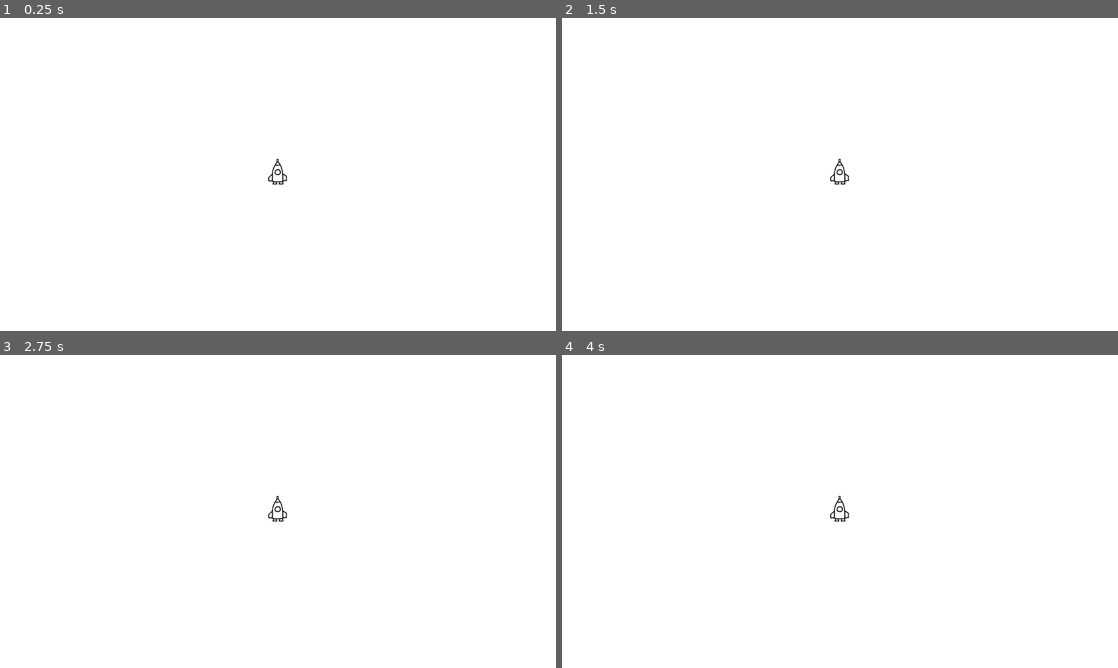
Above: before the commit, frames 1-4 (two rows, left to right).
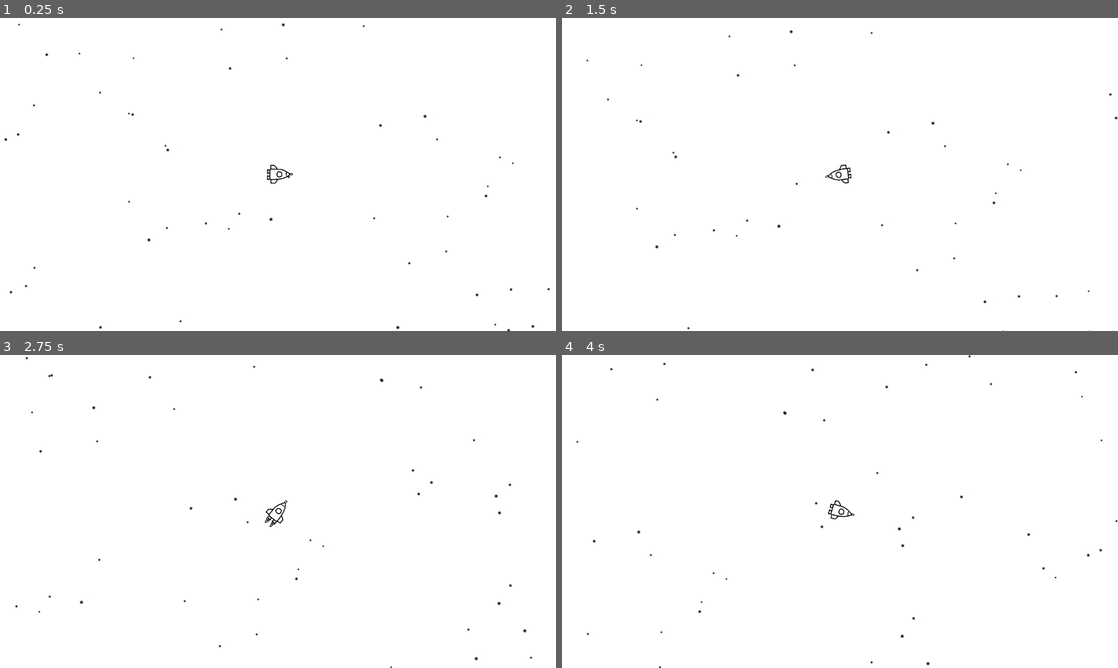
Above: after the commit, the same moments.

Repository: CowSoCool37/Desmond-The-Moon-Bear
Game: Godot game, scene res://Scenes/Battle.tscn
Same seed, same stepped clock (60 frames per second), same inputs: the game is played once before the commit and once after it. This scene is started directly instead of the project's main scene.
Inputs (mouse positions are in pixels of both pictures, inside the frame that each line leads up to):
- Up to frame 1 (0.25 s): no input
- Up to frame 2 (1.5 s): tap Enter at 0.5 s; move the mouse to (962, 158) at 0.52 s; hold Space (thrust, bound only after the commit) 0.53-1.28 s; move the mouse to (728, 190) at 1.27 s
- Up to frame 3 (2.75 s): move the mouse to (333, 442) at 2.02 s; hold Space (thrust, bound only after the commit) from 2.03 s (still down)
- Up to frame 4 (4 s): move the mouse to (812, 574) at 2.77 s; move the mouse to (1006, 558) at 3.52 s; release Space (thrust, bound only after the commit) at 3.53 s

The runs differ from the first frame. In frame 1, 0.3% of the frame differs, in the area x 0-99%, y 1-100%; in frame 2, 0.3%; in frame 3, 0.3%; in frame 4, 0.3%.

Commit message:
movement working

Diff:
--- a/Scenes/Battle.tscn
+++ b/Scenes/Battle.tscn
@@ -1,8 +1,10 @@
-[gd_scene load_steps=9 format=3 uid="uid://cgkg2h5c6j733"]
+[gd_scene load_steps=11 format=3 uid="uid://cgkg2h5c6j733"]
 
 [ext_resource type="Script" path="res://Scripts/Battle.gd" id="1_78srq"]
 [ext_resource type="Texture2D" uid="uid://bp25oiynbeaww" path="res://Assets/whitebg.png" id="1_d7p1q"]
 [ext_resource type="Texture2D" uid="uid://dd1lnf3s3x5x7" path="res://Assets/Desmond ship/shipidle.png" id="2_72a2d"]
+[ext_resource type="PackedScene" uid="uid://c1bvwrh0ctoe1" path="res://Scenes/Star.tscn" id="2_ff5cb"]
+[ext_resource type="Script" path="res://Scripts/DesmondShip.gd" id="4_0ter6"]
 [ext_resource type="Texture2D" uid="uid://byguh6mplba18" path="res://Assets/Desmond ship/shipmove1.png" id="4_ufsin"]
 [ext_resource type="Texture2D" uid="uid://1duovigffqwl" path="res://Assets/Desmond ship/shipmove2.png" id="5_4rc42"]
 [ext_resource type="Texture2D" uid="uid://b7qd05kgpvwkq" path="res://Assets/Desmond ship/shipmove3.png" id="6_enymk"]
@@ -36,23 +38,31 @@
 radius = 80.0
 height = 280.0
 
-[node name="Battle" type="Node2D"]
+[node name="Battle" type="Node2D" node_paths=PackedStringArray("background")]
 script = ExtResource("1_78srq")
+star = ExtResource("2_ff5cb")
+background = NodePath("Background")
 
-[node name="Sprite2D" type="Sprite2D" parent="."]
+[node name="Background" type="Sprite2D" parent="."]
 texture = ExtResource("1_d7p1q")
 offset = Vector2(640, 360)
 
-[node name="Desmond Ship" type="CharacterBody2D" parent="."]
+[node name="Desmond Ship" type="CharacterBody2D" parent="." node_paths=PackedStringArray("parentScene", "animations")]
 position = Vector2(640, 360)
 scale = Vector2(0.2, 0.2)
+motion_mode = 1
+script = ExtResource("4_0ter6")
+parentScene = NodePath("..")
+animations = NodePath("AnimatedSprite2D")
 
 [node name="AnimatedSprite2D" type="AnimatedSprite2D" parent="Desmond Ship"]
-position = Vector2(8.6, 0)
+position = Vector2(-9.99988, 10)
+rotation = 1.5708
 sprite_frames = SubResource("SpriteFrames_bebhp")
 animation = &"idle"
 frame_progress = 0.788278
 
 [node name="CollisionShape2D" type="CollisionShape2D" parent="Desmond Ship"]
-position = Vector2(-5, -20)
+position = Vector2(-4.76837e-07, -1.90735e-06)
+rotation = 1.5708
 shape = SubResource("CapsuleShape2D_mxxge")
--- a/Scenes/Star.tscn
+++ b/Scenes/Star.tscn
@@ -1,8 +1,11 @@
-[gd_scene load_steps=2 format=3 uid="uid://c1bvwrh0ctoe1"]
+[gd_scene load_steps=3 format=3 uid="uid://c1bvwrh0ctoe1"]
 
 [ext_resource type="Texture2D" uid="uid://w2ypo1fuoadx" path="res://Assets/star.png" id="1_10ex5"]
+[ext_resource type="Script" path="res://Scripts/Star.gd" id="1_uf7fu"]
 
 [node name="Star" type="CharacterBody2D"]
+motion_mode = 1
+script = ExtResource("1_uf7fu")
 
 [node name="Sprite2D" type="Sprite2D" parent="."]
 texture = ExtResource("1_10ex5")
--- a/Scripts/Battle.gd
+++ b/Scripts/Battle.gd
@@ -1,11 +1,19 @@
 extends Node2D
+@export var xvelocity = 0
+@export var yvelocity = 0
 
-
+@export var star : PackedScene
+@export var background : Sprite2D
 # Called when the node enters the scene tree for the first time.
 func _ready():
-	pass # Replace with function body.
+	for i in range(200):
+		var inst = star.instantiate() as CharacterBody2D
+		inst.parentScene = self
+		background.add_child(inst)
 
 
 # Called every frame. 'delta' is the elapsed time since the previous frame.
 func _process(delta):
+	#print(xvelocity)
+	#print(yvelocity)
 	pass
--- /dev/null
+++ b/Scripts/DesmondShip.gd
@@ -0,0 +1,22 @@
+extends CharacterBody2D
+@export var parentScene : Node2D
+@export var animations : AnimatedSprite2D
+
+var thrust = 0
+const SPEED = 1
+
+func get_input():
+	if Input.is_action_pressed("thrust"):
+		thrust = 1
+		animations.play("moving")
+	else:
+		thrust = 0
+		animations.play("idle")
+
+func _physics_process(delta):
+	get_input()
+	look_at(get_global_mouse_position())
+	parentScene.xvelocity += cos(rotation) * thrust * SPEED * delta
+	parentScene.yvelocity += sin(rotation) * thrust * SPEED * delta
+
+	move_and_slide()
--- /dev/null
+++ b/Scripts/Star.gd
@@ -0,0 +1,32 @@
+extends CharacterBody2D
+
+
+var parentScene : Node2D
+@export var SPEED = 300.0
+@export var xvelocity = 0
+@export var yvelocity = 0
+
+func _ready():
+	randomize()
+	var size = randf_range(0.5, 1.0)
+	self.scale.x = size
+	self.scale.y = size
+	position.x = randf_range(0, 2000)
+	position.y = randf_range(0, 2000)
+
+func _physics_process(delta):
+	xvelocity = parentScene.xvelocity
+	yvelocity = parentScene.yvelocity
+	velocity.x = -xvelocity * SPEED
+	velocity.y = -yvelocity * SPEED
+
+	if position.x > 2000:
+		position.x -= 2000
+	if position.x < 0:
+		position.x += 2000
+
+	if position.y > 2000:
+		position.y -= 2000
+	if position.y < 0:
+		position.y += 2000
+	move_and_slide()
--- a/project.godot
+++ b/project.godot
@@ -20,6 +20,19 @@
 window/size/viewport_width=1280
 window/size/viewport_height=720
 
+[input]
+
+thrust={
+"deadzone": 0.5,
+"events": [Object(InputEventKey,"resource_local_to_scene":false,"resource_name":"","device":-1,"window_id":0,"alt_pressed":false,"shift_pressed":false,"ctrl_pressed":false,"meta_pressed":false,"pressed":false,"keycode":0,"physical_keycode":32,"key_label":0,"unicode":32,"echo":false,"script":null)
+]
+}
+fire={
+"deadzone": 0.5,
+"events": [Object(InputEventMouseButton,"resource_local_to_scene":false,"resource_name":"","device":-1,"window_id":0,"alt_pressed":false,"shift_pressed":false,"ctrl_pressed":false,"meta_pressed":false,"button_mask":0,"position":Vector2(0, 0),"global_position":Vector2(0, 0),"factor":1.0,"button_index":1,"canceled":false,"pressed":false,"double_click":false,"script":null)
+]
+}
+
 [rendering]
 
 renderer/rendering_method="gl_compatibility"
